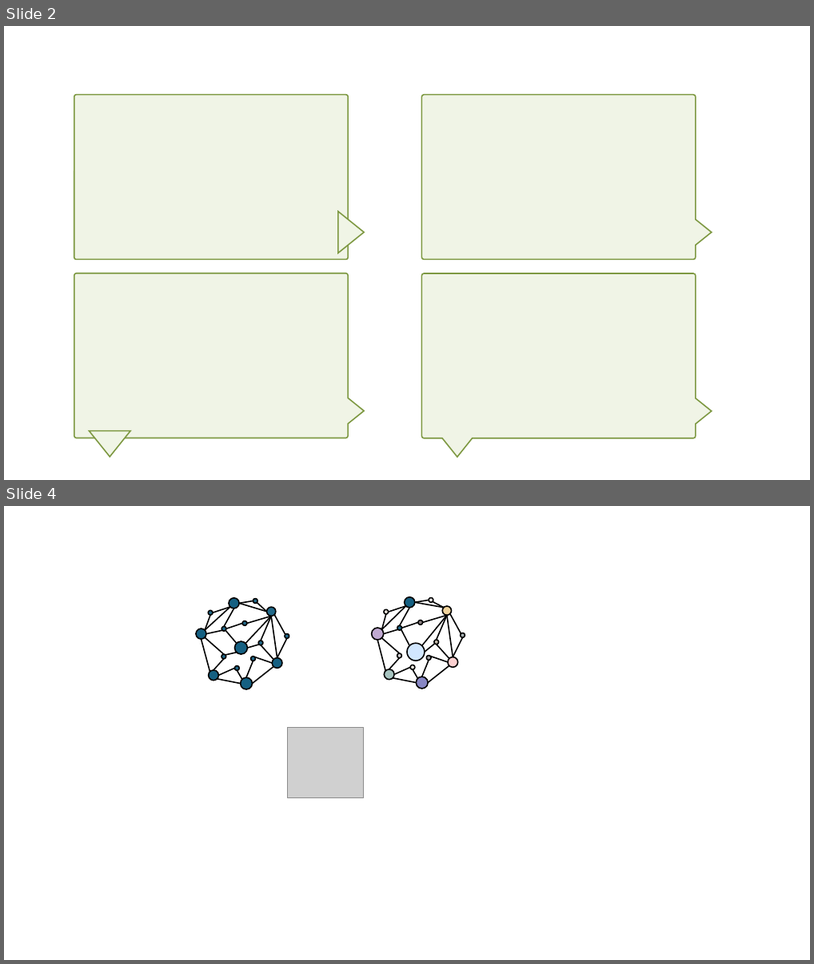
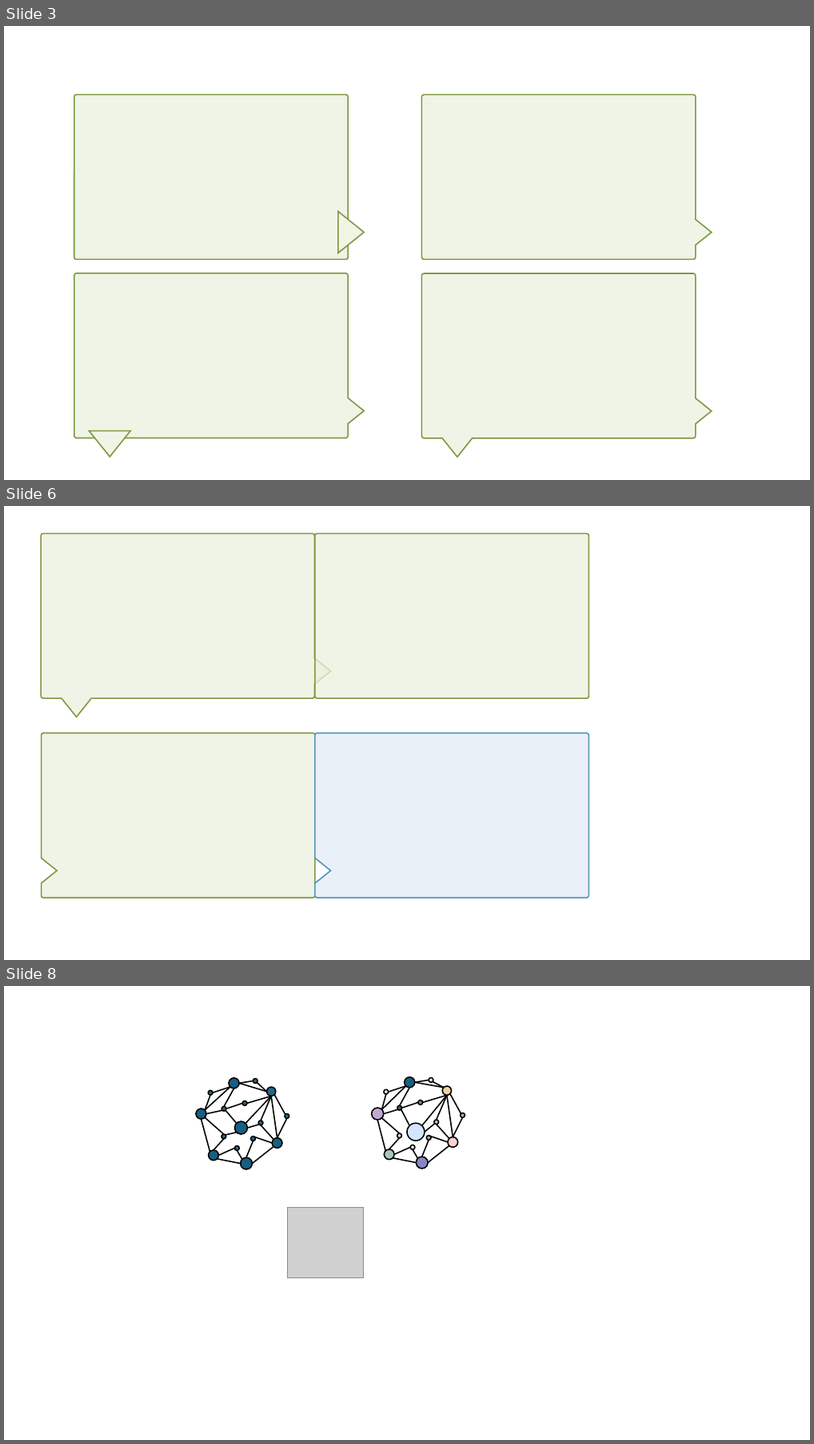
Before and after one commit to lynnkyle/Draw, a slide deck: 科研作图.pptx. Shown one above the other, each under a label of ours: slides 2 and 4 before the commit, slides 3, 6 and 8 after it; the slides between them are not shown. The pictures are 814x964 and 814x1444 pixels, drawn with LibreOffice and Linux fonts; fonts in the diff are those of the drawing; grey boxes stand for pictures. Boxes give left, top, right and bottom in pixels: in the first picture for what was removed or moved away, otherwise in the second. Text is boxed around its words. In the diff, an @@ line names an element or a change of style, - is before the commit and + after.

```diff
--- a/科研作图.pptx
+++ b/科研作图.pptx
@@ slide 6 added at <box>4,506,810,960</box>, background #FFFFFF @@
@@ freeform shape added at <box>41,533,330,716</box>, fill #EBF1DE at 75% opacity, outline #7D9841 1.5 pt @@
@@ rounded rectangle added at <box>315,533,590,698</box>, fill #EBF1DE at 75% opacity, outline #7D9841 1.5 pt @@
@@ freeform shape added at <box>42,733,315,897</box>, fill #EBF1DE at 75% opacity, outline #7D9841 1.5 pt @@
@@ freeform shape added at <box>315,733,590,897</box>, fill #EAF0F7, outline #5195BF 1.5 pt @@
@@ what was slide 2 is now slide 3 @@
@@ what was slide 4 is now slide 8 @@
```
Also in this commit, not shown: 7 other slides added, 2 slides removed, 2 other files.
